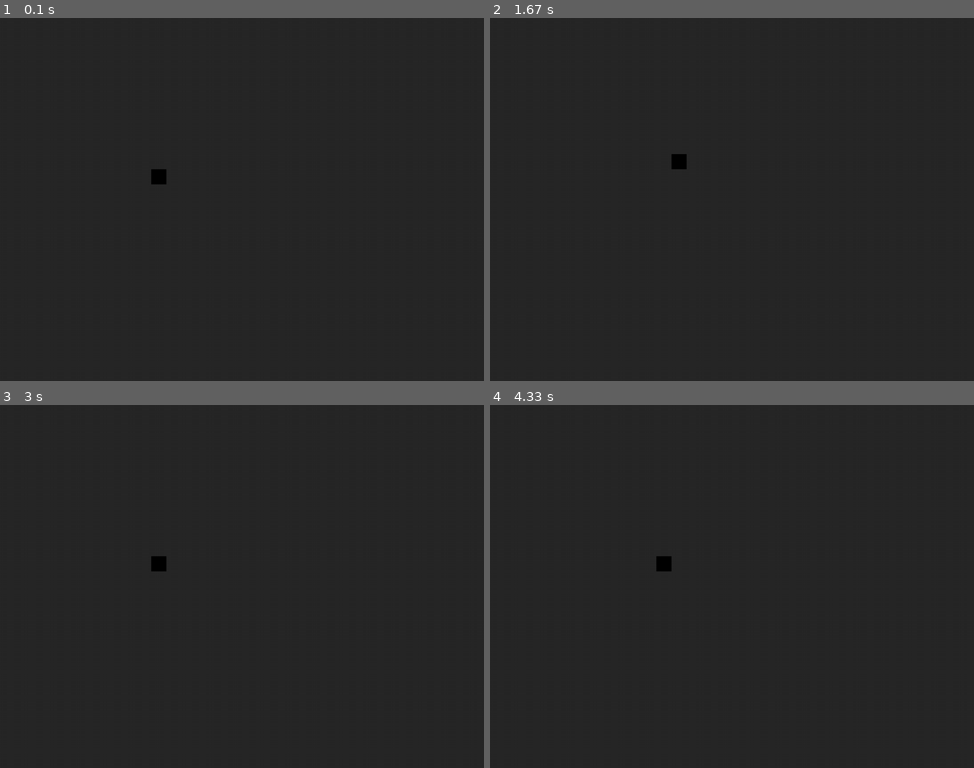
Above: before the commit, frames 1-4 (two rows, left to right).
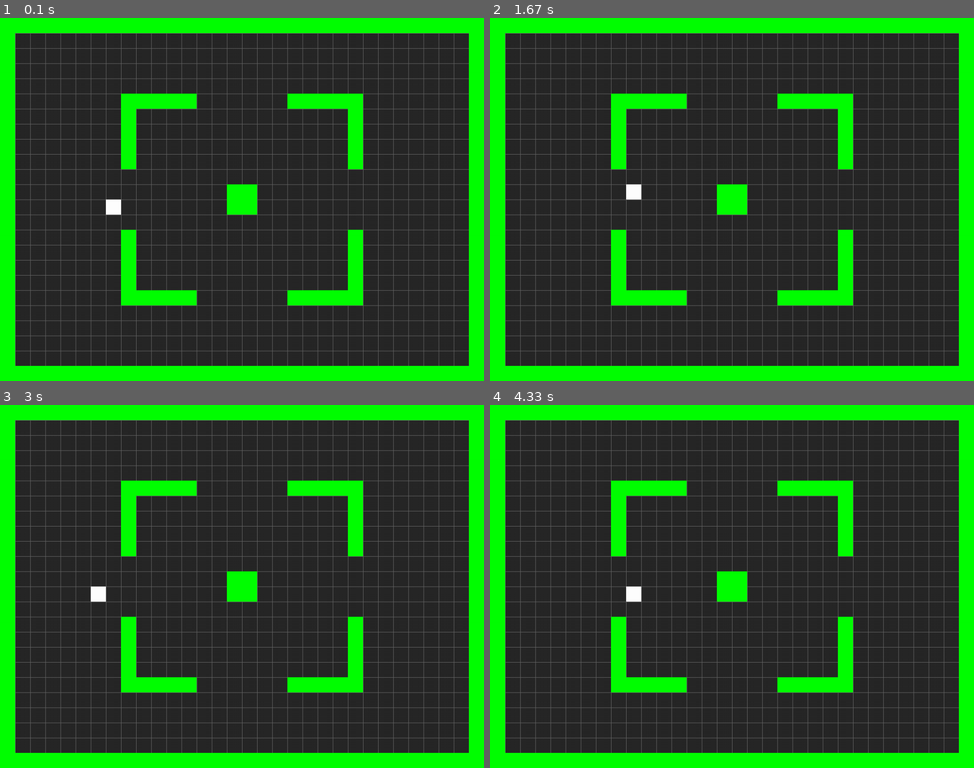
Above: after the commit, the same moments.

Repository: It-Snorlaxy/MyShit
Game: pygame game, started from Template/main.py
Two runs of this game, one before a commit and one after it. Both use one fixed random seed, a clock stepped at 60 frames per second and the inputs below.
Inputs:
- Up to frame 1 (0.1 s): no input
- Up to frame 2 (1.67 s): hold Right 0.33-0.8 s; hold Up 0.83-1.13 s; hold Right 1.17-1.63 s
- Up to frame 3 (3 s): hold Left 1.67-2.2 s; hold Down 2.23-2.53 s; hold Left 2.57-2.97 s
- Up to frame 4 (4.33 s): hold Up 3-3.37 s; hold Right 3.4-4.03 s; hold Down from 4.07 s (still down)

The runs differ from the first frame. In frame 1, 25% of the frame differs, in the area x 0-100%, y 0-100%; in frame 2, 25%; in frame 3, 25%; in frame 4, 25%.

Commit message:
Template done - Tile movement - Camera Locked

Diff:
--- /dev/null
+++ b/Template/Map.txt
@@ -0,0 +1,24 @@
+11111111111111111111111111111111
+1..............................1
+1..............................1
+1..............................1
+1..............................1
+1.......11111......11111.......1
+1.......1..............1.......1
+1.......1..............1.......1
+1.......1..............1.......1
+1.......1..............1.......1
+1..............................1
+1..............11..............1
+1......P.......11..............1
+1..............................1
+1.......1..............1.......1
+1.......1..............1.......1
+1.......1..............1.......1
+1.......1..............1.......1
+1.......11111......11111.......1
+1..............................1
+1..............................1
+1..............................1
+1..............................1
+11111111111111111111111111111111
--- a/Template/Settings.py
+++ b/Template/Settings.py
@@ -3,8 +3,8 @@
 
 #definere some colors (R,G,B)
 TRANSPARENT = (0, 0, 0, 0) #Den fjered værdi er opacity (R,G,B,opacity)
-WHITE = (0, 0, 0)
-BLACK = (255, 255, 255)
+BLACK = (0, 0, 0)
+WHITE = (255, 255, 255)
 DARKGREY = (40, 40, 40)
 LIGHTGREY = (100, 100, 100)
 GREEN = (0, 255, 0)
--- a/Template/Sprites.py
+++ b/Template/Sprites.py
@@ -15,8 +15,15 @@
         self.y = y
 
     def move(self, dx=0, dy=0):
-        self.x += dx
-        self.y += dy
+        if not self.collide_with_walls(dx, dy):
+            self.x += dx
+            self.y += dy
+
+    def collide_with_walls(self, dx=0, dy=0):
+        for wall in self.game.walls:
+            if wall.x == self.x + dx and wall.y == self.y + dy:
+                return True
+        return False
 
     def update(self):
         self.rect.x = self.x * TILESIZE
--- a/Template/main.py
+++ b/Template/main.py
@@ -10,18 +10,28 @@
         self.screen = pg.display.set_mode((WIDTH, HEIGHT))
         pg.display.set_caption(TITLE)
         self.clock = pg.time.Clock()
+        pg.key.set_repeat(500, 100)
         self.load_data()
 
     def load_data(self):
-        pass
+        game_folder = path.dirname(__file__)
+        self.map_data = []
+        with open(path.join(game_folder, 'map.txt'), 'rt') as f:
+            for line in f:
+                self.map_data.append(line)
 
     def new(self):
         #initialize all variables and do all the setup for a new game
         self.all_sprites = pg.sprite.Group()
         self.walls = pg.sprite.Group()
-        self.player = Player(self, 10 ,10)
-        for x in range(10, 10):
-            Wall(self, x, 5)
+        for row, tiles in enumerate(self.map_data):
+            for col, tile in enumerate(tiles):
+                if tile == '1':
+                    Wall(self,  col,row)
+                if tile == 'P':
+                    self.player = Player(self, col, row)
+
+
 
     def run(self):
         #Game Loop - set self.playing = False to end the game
@@ -40,9 +50,16 @@
         #updates a portion of the game Loop
         self.all_sprites.update()
 
+    def draw_grid(self):
+        for x in range(0, WIDTH, TILESIZE):
+            pg.draw.line(self.screen, LIGHTGREY, (x,0), (x, HEIGHT))
+        for y in range(0, HEIGHT, TILESIZE):
+            pg.draw.line(self.screen, LIGHTGREY, (0,y), (WIDTH, y))
+
+
     def draw(self):
         self.screen.fill(BGCOLOR)
-        #self.draw_grid()
+        self.draw_grid()
         self.all_sprites.draw(self.screen)
         pg.display.flip()
 
